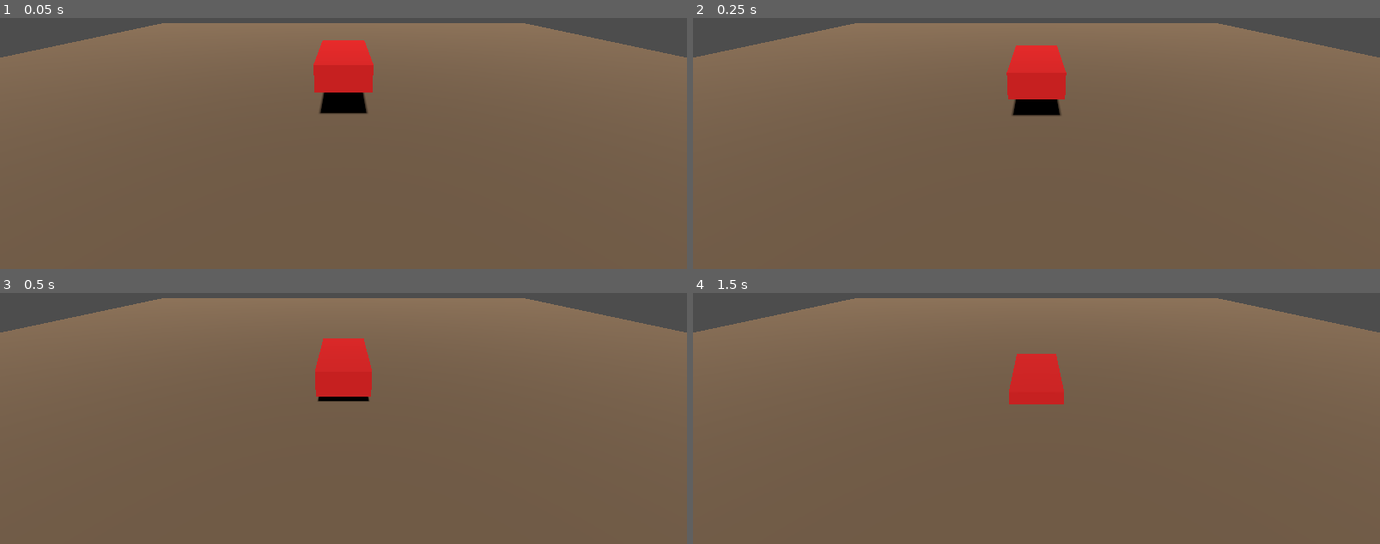
Above: before the commit, frames 1-4 (two rows, left to right).
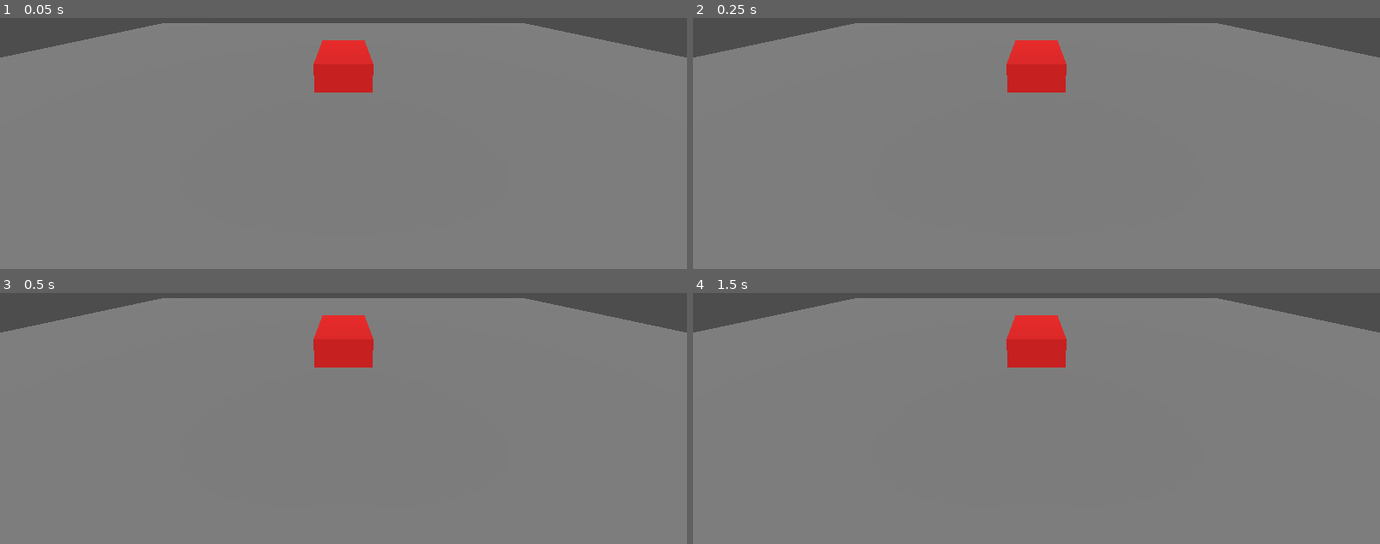
Above: after the commit, the same moments.

Repository: rofaqtv-jpg/Car-driving-godot
Game: Godot game, scene res://scenes/main.tscn
Two runs of this game, one before a commit and one after it. Both use one fixed random seed, a clock stepped at 60 frames per second and the inputs below. The project has no main scene, so this scene is started directly.
Inputs:
- Up to frame 1 (0.05 s): no input
- Up to frame 2 (0.25 s): no input
- Up to frame 3 (0.5 s): no input
- Up to frame 4 (1.5 s): tap Enter at 1.25 s

The runs differ from the first frame. In frame 1, 93% of the frame differs, in the area x 0-100%, y 2-100%; in frame 2, 93%; in frame 3, 94%; in frame 4, 94%.

Commit message:
Refactor scene structure and resource identifiers
Updated scene resources and node types for better structure.

Diff:
--- a/scenes/main.tscn
+++ b/scenes/main.tscn
@@ -1,47 +1,27 @@
-[gd_scene load_steps=6 format=3]
+[gd_scene load_steps=4 format=3]
 
-[sub_resource type="BoxMesh" id="1"]
+[sub_resource type="BoxMesh" id="BoxMesh_1"]
 size = Vector3(2, 1, 4)
 
-[sub_resource type="BoxShape3D" id="2"]
-size = Vector3(2, 1, 4)
-
-[sub_resource type="PlaneMesh" id="3"]
-size = Vector2(50, 50)
-
-[sub_resource type="StandardMaterial3D" id="4"]
+[sub_resource type="StandardMaterial3D" id="StandardMaterial3D_1"]
 albedo_color = Color(0.9, 0.1, 0.1, 1)
 
-[sub_resource type="StandardMaterial3D" id="5"]
-albedo_color = Color(0.5, 0.4, 0.3, 1)
+[sub_resource type="PlaneMesh" id="PlaneMesh_1"]
+size = Vector2(50, 50)
 
 [node name="Main" type="Node3D"]
 
 [node name="DirectionalLight3D" type="DirectionalLight3D" parent="."]
 transform = Transform3D(1, 0, 0, 0, 0.707107, 0.707107, 0, -0.707107, 0.707107, 0, 10, 5)
-shadow_enabled = true
 
 [node name="Camera3D" type="Camera3D" parent="."]
 transform = Transform3D(1, 0, 0, 0, 0.939693, 0.34202, 0, -0.34202, 0.939693, 0, 5, 10)
 current = true
 
-[node name="Ground" type="StaticBody3D" parent="."]
+[node name="Ground" type="MeshInstance3D" parent="."]
+mesh = SubResource("PlaneMesh_1")
 
-[node name="GroundMesh" type="MeshInstance3D" parent="Ground"]
-mesh = SubResource("3")
-surface_material_override/0 = SubResource("5")
-
-[node name="GroundCollision" type="CollisionShape3D" parent="Ground"]
-shape = SubResource("2")
-transform = Transform3D(25, 0, 0, 0, 0.01, 0, 0, 0, 25, 0, -0.5, 0)
-
-[node name="Car" type="RigidBody3D" parent="."]
+[node name="Car" type="MeshInstance3D" parent="."]
 transform = Transform3D(1, 0, 0, 0, 1, 0, 0, 0, 1, 0, 2, 0)
-mass = 500.0
-
-[node name="CarMesh" type="MeshInstance3D" parent="Car"]
-mesh = SubResource("1")
-surface_material_override/0 = SubResource("4")
-
-[node name="CarCollision" type="CollisionShape3D" parent="Car"]
-shape = SubResource("2")
+mesh = SubResource("BoxMesh_1")
+surface_material_override/0 = SubResource("StandardMaterial3D_1")
